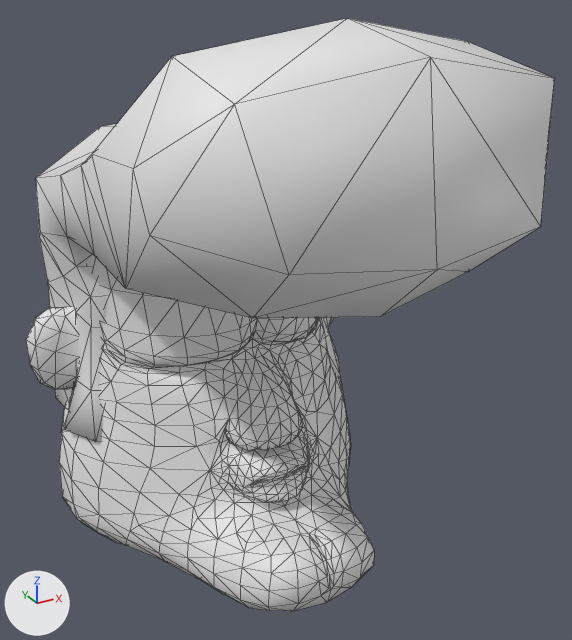
One commit to the glTF model head.gltf: the scene before it, then after it.
One viewpoint serves both versions: a 50 mm lens placed at (-0.243, -0.575, 0.288), pointed at (0.033, -0.074, 0.038). Arrows for +X, +Y and +Z are at lower left; the lights stay in place. Mesh edges are drawn as thin lines. Where no turn or scale is listed for an object, it has been applied to the vertices.

The first picture shows 'head'.
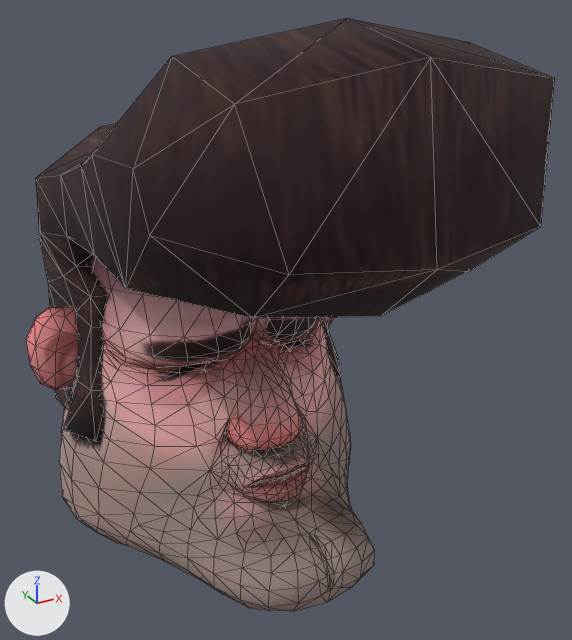
Where the newer file only moved an object's origin or applied its transform, the numbers keep the older frame.

Diff of the bpy script that builds the scene:
```diff
--- a/head.gltf.py
+++ b/head.gltf.py
@@ img_image_0 @@
+img_image_0 = load_image('Image_0', '_unpacked/Image_0', 1024, 1024, 'sRGB')
@@ mat_matfinal_effect @@
+mat_matfinal_effect = principled_material('matfinal-effect')
+mat_matfinal_effect.texture = img_image_0
+mat_matfinal_effect.roughness = 1.0
@@ me_head @@
 me_head.from_pydata(...)  # 799 vertices, 1522 faces; spans x -0.148..0.148, y -0.288..0.174, z -0.196..0.266
+me_head.materials.append(mat_matfinal_effect)  # picture img_image_0
```

Location of each change, [x1, y1, x2, y2] in pixels of the pictures (572 x 640 px):
'head', recoloured: [26, 18, 555, 611] in both
